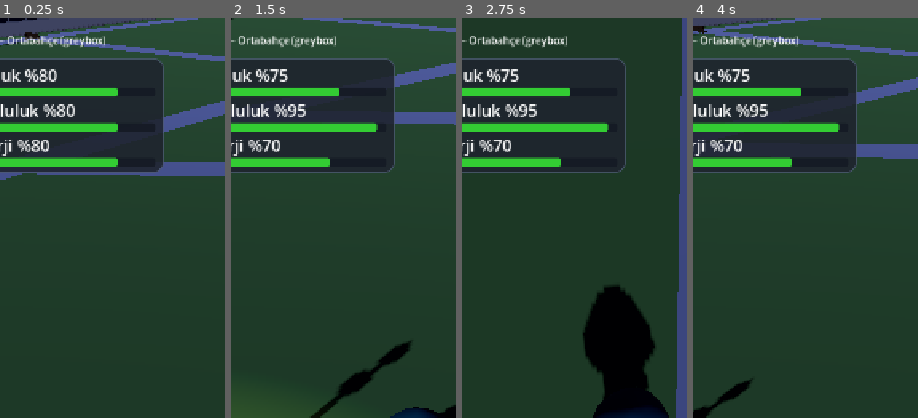
Above: before the commit, frames 1-4 (left to right).
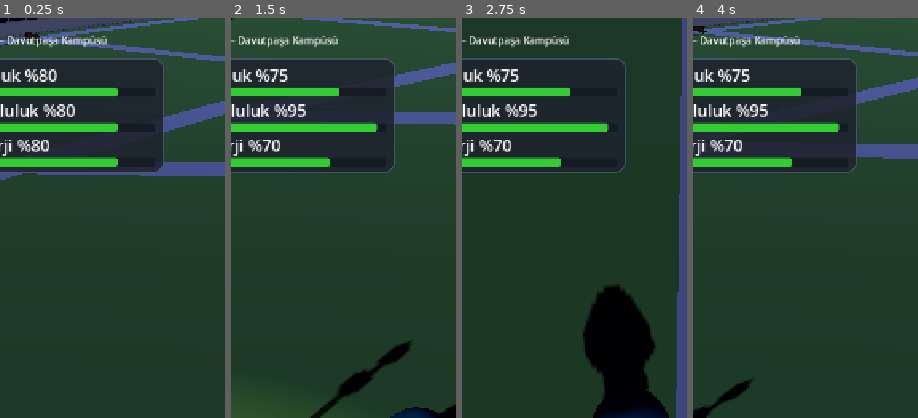
Above: after the commit, the same moments.

Repository: talha24052050/unipet
Game: Godot game, scene res://scenes/main.tscn
The game is run twice, just before and just after one commit, with the same random seed, the same clock (stepped at 60 frames per second) and the same inputs. This scene is started directly instead of the project's main scene.
Inputs (mouse positions are % of the whole screen's width and height, from its top left):
- Up to frame 1 (0.25 s): no input
- Up to frame 2 (1.5 s): click "Oyna" at 0.5 s; tap Enter at 1.25 s; move the mouse to (72, 45) at 1.27 s; hold Right (ui_right) from 1.28 s (still down); click (72, 45) at 1.42 s
- Up to frame 3 (2.75 s): release Right (ui_right) at 2 s; drag from (30, 55) to (45, 70) at 2.02 s
- Up to frame 4 (4 s): click "Pet" at 2.75 s; click "Başla" at 3.5 s
The pictures show only the part of the screen within x 12-62%, y 0-50%; the shares and areas given below are measured in that part.

The runs differ from the first frame. In frame 1, 0.6% of the frame differs, in the area x 3-48%, y 4-8%; in frame 2, 0.7%; in frame 3, 0.7%; in frame 4, 0.7%.

Commit message:
Ekran başlığı: Davutpaşa Kampüsü
Claude-Session: https://claude.ai/code/session_01W3xfYM39N4DkoDcWJ4iSdQ

Diff:
--- a/game/scenes/main.tscn
+++ b/game/scenes/main.tscn
@@ -160,7 +160,7 @@
 [node name="Label" type="Label" parent="UI" unique_id=691788432]
 offset_left = 24.0
 offset_top = 24.0
-text = "UniPet — Ortabahçe (greybox)"
+text = "UniPet — Davutpaşa Kampüsü"
 
 [node name="Joystick" type="Control" parent="UI"]
 mouse_filter = 2
